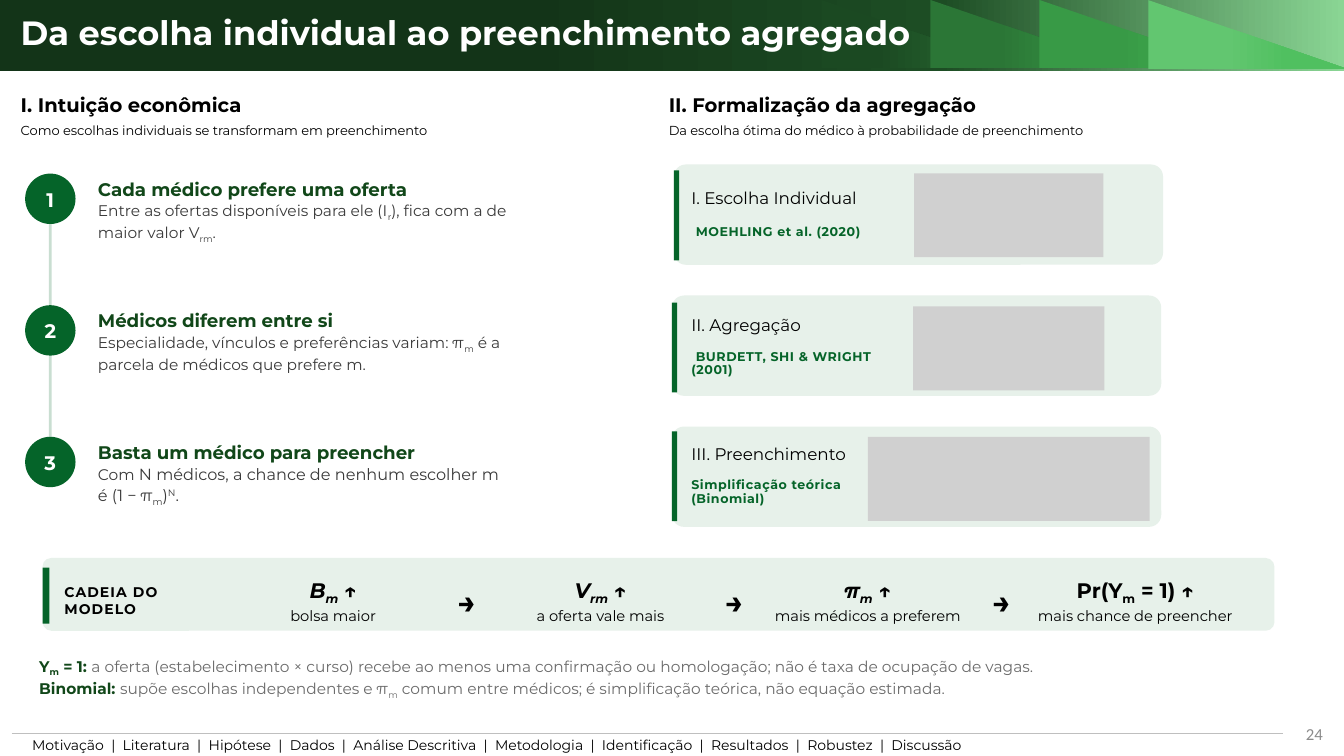
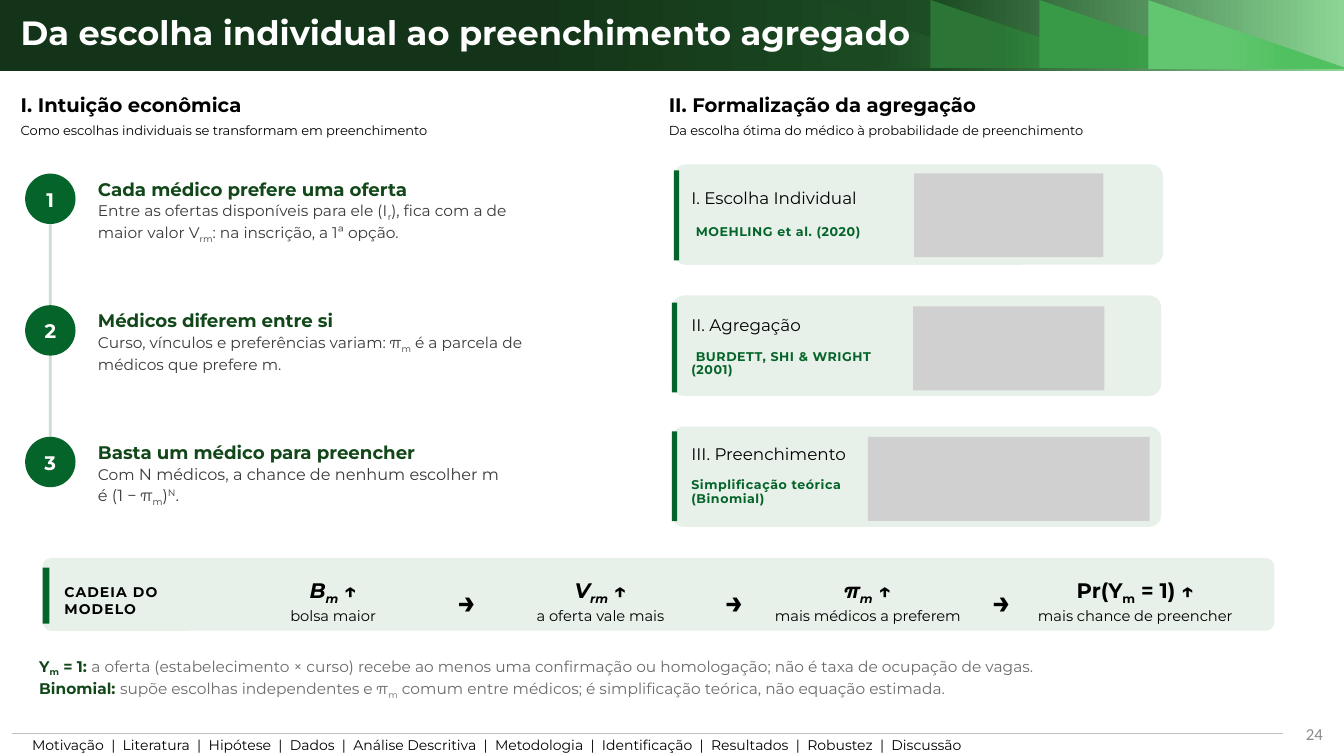
Before and after one commit to ka1victor/impact-eval-health-econ-pmme, a slide deck: slide 24 of output/apresentacao_banca_final/deck_banca_final.pptx. Drawn at 1344x756 pixels with LibreOffice and Linux fonts; fonts in the diff are those of the drawing; grey boxes stand for pictures; background and template pictures are left out. Boxes give left, top, right and bottom in pixels: in the first picture for what was removed or moved away, otherwise in the second. Text is boxed around its words. In the diff, an @@ line names an element or a change of style, - is before the commit and + after.

```diff
--- a/output/apresentacao_banca_final/deck_banca_final.pptx
+++ b/output/apresentacao_banca_final/deck_banca_final.pptx
@@ text at (x1=98, y1=204, x2=507, y2=242): text changed @@
-Entre as ofertas disponíveis para ele (Ir), fica com a de maior valor Vrm.
+Entre as ofertas disponíveis para ele (Ir), fica com a de maior valor Vrm: na inscrição, a 1ª opção.
@@ text at (x1=98, y1=336, x2=522, y2=373): text changed @@
-Especialidade, vínculos e preferências variam: πm é a parcela de médicos que prefere m.
+Curso, vínculos e preferências variam: πm é a parcela de médicos que prefere m.
```
Also in this commit, not shown: 9 other slides changed, 9 other files.
